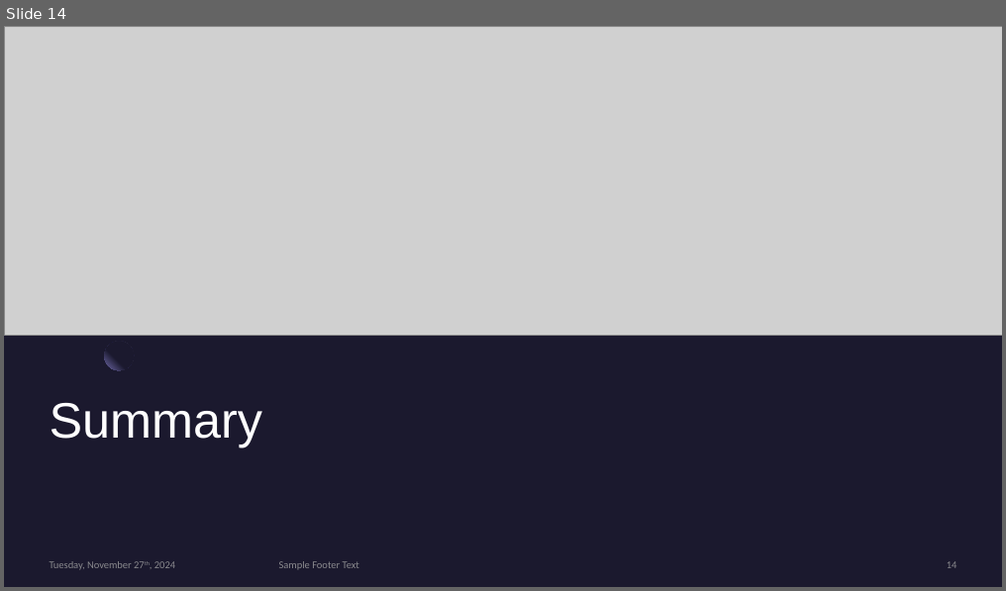
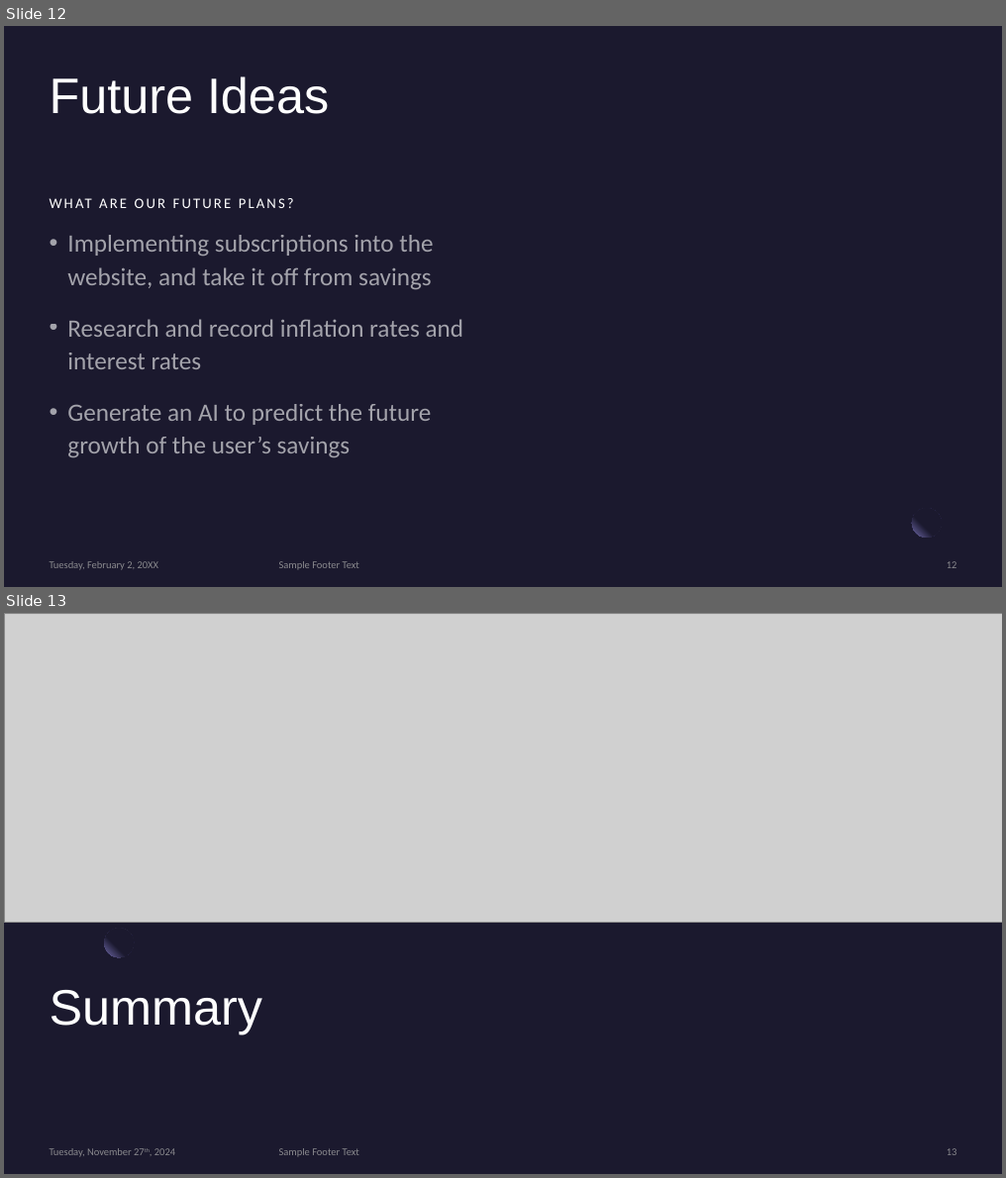
Before and after one commit to Edward-Pratt/2024NovHackathon, a slide deck: res/Smart Budget Presentation.pptx. Shown one above the other, each under a label of ours: slide 14 before the commit, slides 12 and 13 after it. The pictures are 1006x591 and 1006x1178 pixels, drawn with LibreOffice and Linux fonts; fonts in the diff are those of the drawing; grey boxes stand for pictures. Boxes give left, top, right and bottom in pixels: in the first picture for what was removed or moved away, otherwise in the second. Text is boxed around its words. In the diff, an @@ line names an element or a change of style, - is before the commit and + after.

```diff
--- a/res/Smart Budget Presentation.pptx
+++ b/res/Smart Budget Presentation.pptx
@@ slide 12 added at (4,26,1002,587), background #1B192E @@
@@ title added at (50,76,329,114), 48 pt, text #FFFFFF @@
+Future Ideas
@@ text added at (67,235,464,459), 24 pt, text #FFFFFF at 60% opacity @@
+• Implementing subscriptions into the website, and take it off from savings
+• Research and record inflation rates and interest rates
+• Generate an AI to predict the future growth of the user’s savings
@@ text added at (368,404,432,421), 14 pt, text #FFFFFF @@
+WHAT ARE OUR FUTURE PLANS?
@@ ellipse added at (912,509,942,538), fill gradient #1B192E to #7771B2 @@
@@ rectangle added at (942,503,972,532), fill #1B192E at 80% opacity @@
@@ text added at (50,562,159,570), 10 pt, text #A6A6A6 at 80% opacity @@
+Tuesday, February 2, 20XX
@@ text added at (279,562,359,570), 10 pt, text #A6A6A6 at 80% opacity @@
+Sample Footer Text
@@ page number added at (946,562,957,569), 10 pt, text #A6A6A6 at 80% opacity @@
+12
@@ what was slide 14 is now slide 13 @@
@@ page number at (946,1149,957,1156): text changed @@
-14
+13
```
Also in this commit, not shown: 4 slides changed, 1 other slide added, 3 slides removed, 1 other file.
